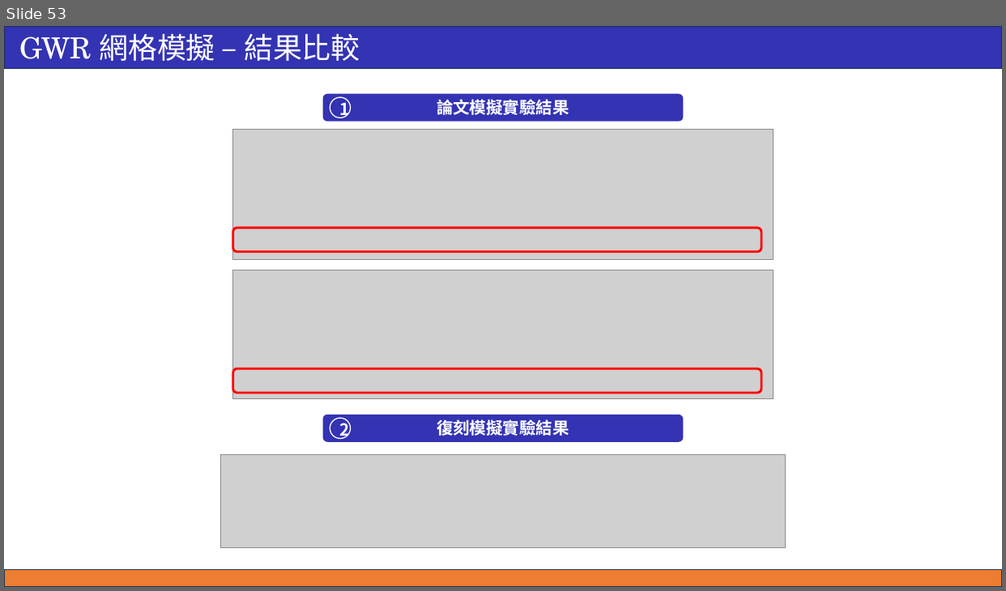
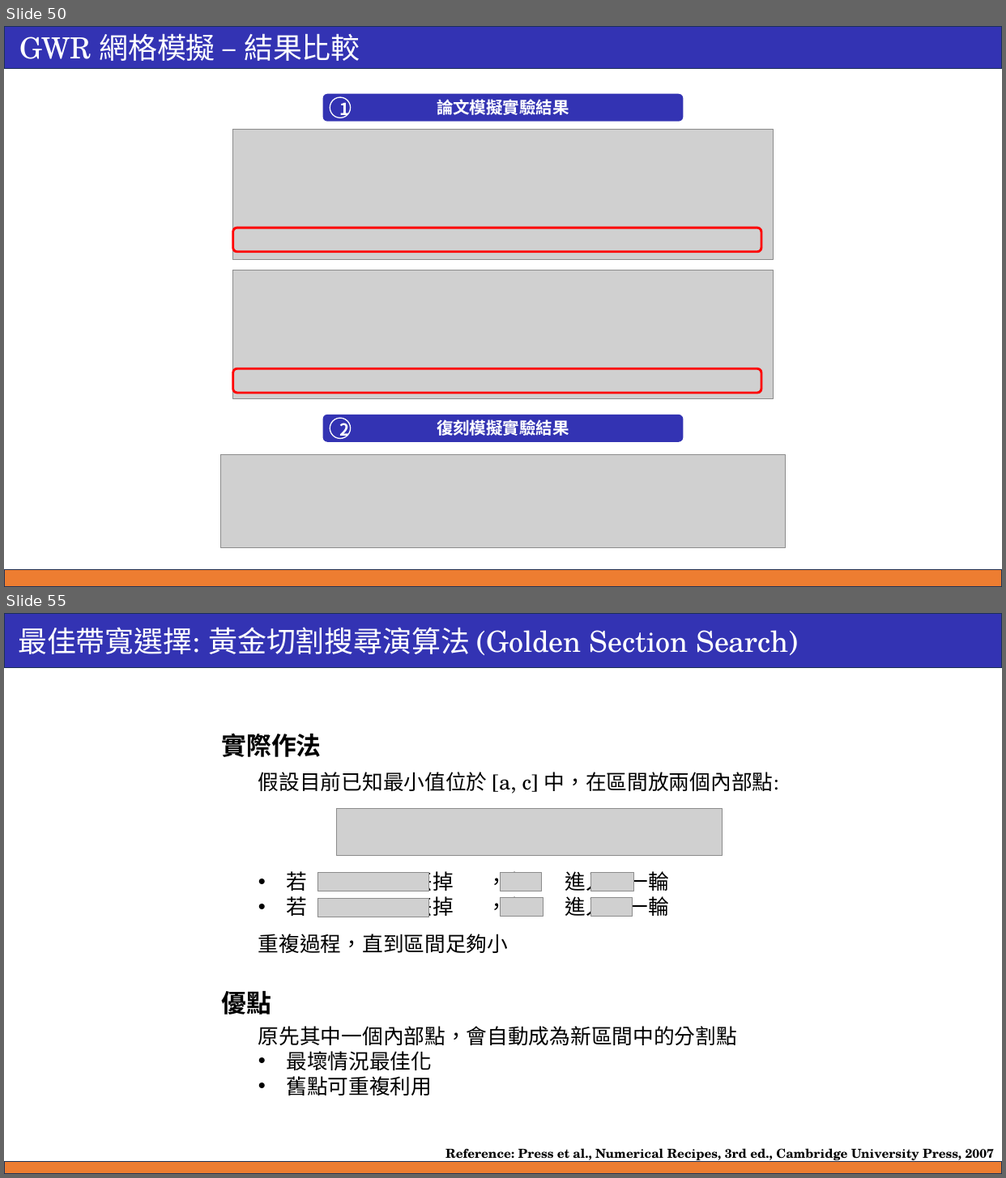
Before and after one commit to ricki0313/GWR_hw, a slide deck: theory_01/report/GWR_report_01.pptx. Shown one above the other, each under a label of ours: slide 53 before the commit, slides 50 and 55 after it; the slides between them are not shown. The pictures are 1006x591 and 1006x1178 pixels, drawn with LibreOffice and Linux fonts; fonts in the diff are those of the drawing; grey boxes stand for pictures; background and template pictures are left out. Boxes give left, top, right and bottom in pixels: in the first picture for what was removed or moved away, otherwise in the second. Text is boxed around its words. In the diff, an @@ line names an element or a change of style, - is before the commit and + after.

Commit message:
golden_0730

```diff
--- a/theory_01/report/GWR_report_01.pptx
+++ b/theory_01/report/GWR_report_01.pptx
@@ slide 55 added at [4,613,1002,1174], background #FFFFFF @@
@@ rectangle added at [4,613,1002,667], fill #3333B3, outline #1E3256 1 pt, 28 pt, text #FFFFFF @@
+最佳帶寬選擇: 黃金切割搜尋演算法 (Golden Section Search)
@@ group added at [222,733,779,1096]: 7 pictures, 4 texts @@
+優點
+假設目前已知最小值位於 [a, c] 中，在區間放兩個內部點:
+• 若 ，丟掉 ，留 進入下一輪
+• 若 ，丟掉 ，留 進入下一輪
+重複過程，直到區間足夠小
+原先其中一個內部點，會自動成為新區間中的分割點
+• 最壞情況最佳化
+• 舊點可重複利用
+實際作法
@@ rectangle added at [4,1162,1002,1174], fill #ED7D31, outline #1E3256 1 pt @@
@@ text added at [445,1148,994,1163], 12 pt, text #000000, bold @@
+Reference: Press et al., Numerical Recipes, 3rd ed., Cambridge University Press, 2007
@@ what was slide 53 is now slide 50 @@
```
Also in this commit, not shown: 4 slides changed, 4 other slides added.
